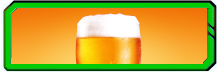
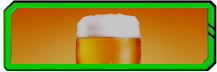
Layers edited between the first and the second (217, 72) image:
painted on "Transformation copy" over [11, 8, 208, 64]
